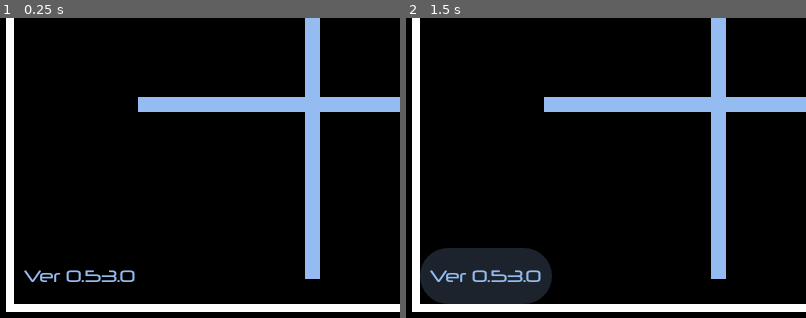
Above: before the commit, frames 1-2 (left to right).
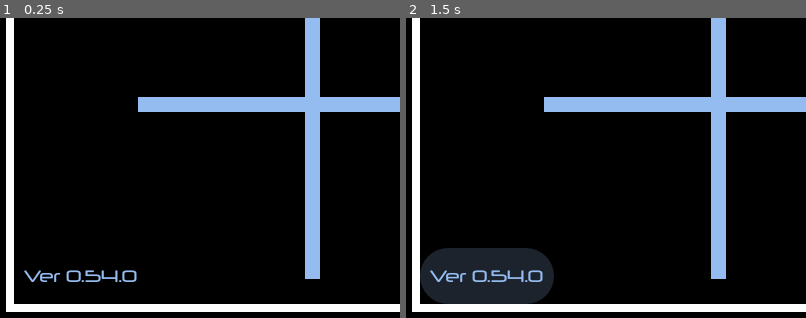
Above: after the commit, the same moments.

Repository: joshuafolkken/tic-tac-toe
Game: Godot game, scene res://scenes/main.tscn
Two runs of this game, one before a commit and one after it. Both use one fixed random seed, a clock stepped at 60 frames per second and the inputs below.
Inputs (mouse positions are % of the whole screen's width and height, from its top left):
- Up to frame 1 (0.25 s): no input
- Up to frame 2 (1.5 s): click (28, 21) at 0.52 s; click "Ver 0.53.0" (after the commit: "Ver 0.54.0") at 1.25 s
The pictures show only the part of the screen within x 0-50%, y 50-100%; the shares and areas given below are measured in that part.

The runs differ from the first frame. In frame 1, 0.2% of the frame differs, in the area x 25-35%, y 84-88%; in frame 2, 0.3%, in the area x 25-37%, y 77-95%.

Commit message:
export custom manifest - add maskable purpose for android #156

Diff:
--- a/project.godot
+++ b/project.godot
@@ -11,7 +11,7 @@
 [application]
 
 config/name="Tic Tac Toe"
-config/version="0.53.0"
+config/version="0.54.0"
 run/main_scene="res://scenes/main.tscn"
 config/features=PackedStringArray("4.3", "GL Compatibility")
 config/icon="res://icon.svg"
@@ -32,7 +32,7 @@
 
 [editor_plugins]
 
-enabled=PackedStringArray("res://addons/gut/plugin.cfg", "res://addons/gdUnit4/plugin.cfg")
+enabled=PackedStringArray("res://addons/export_custom_manifest/plugin.cfg", "res://addons/gdUnit4/plugin.cfg", "res://addons/gut/plugin.cfg")
 
 [gdunit4]
 
Not shown, added: addons/export_custom_manifest/export_custom_manifest.gd
Not shown, added: addons/export_custom_manifest/plugin.cfg
Not shown, added: addons/export_custom_manifest/plugin.gd
Not shown, added: web/manifest.json
Not shown, changed: .gitignore
